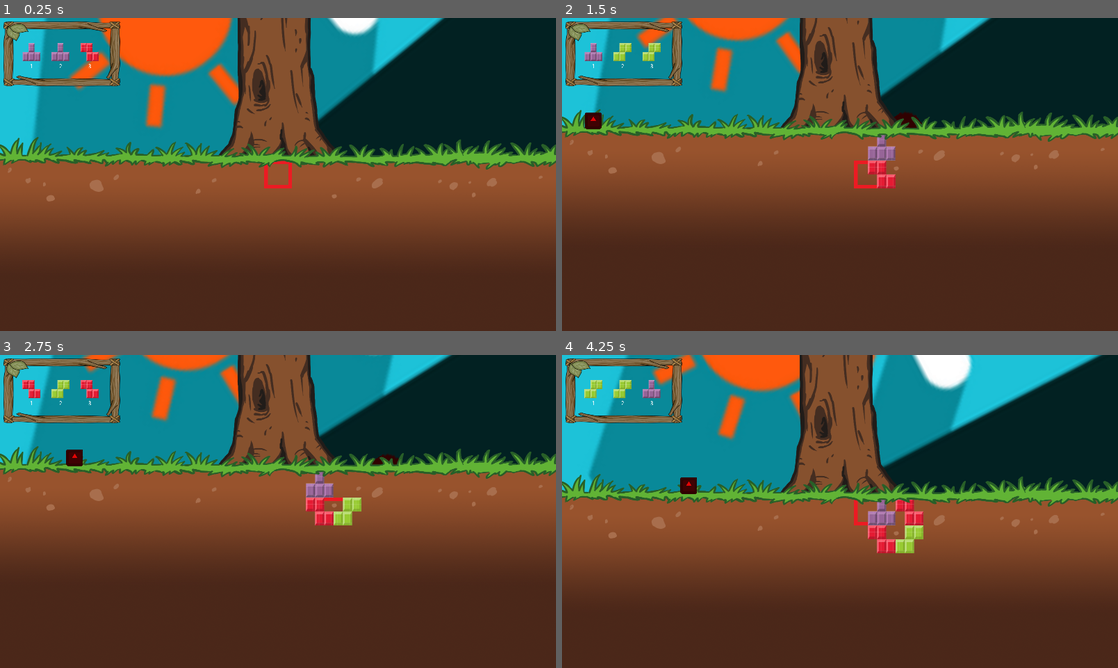
Above: before the commit, frames 1-4 (two rows, left to right).
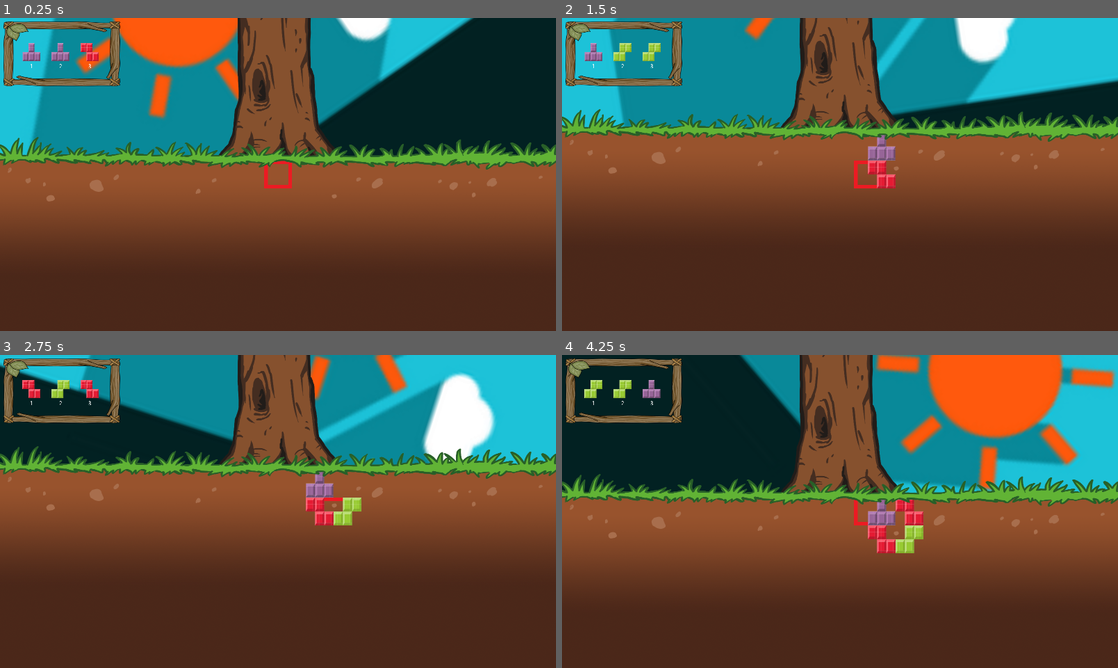
Above: after the commit, the same moments.

Repository: DEF-42/treeOfLife
Game: Godot game, scene res://Scripts/World.tscn
Two runs of this game, one before a commit and one after it. Both use one fixed random seed, a clock stepped at 60 frames per second and the inputs below. The engine's default icon, where the game draws it, is replaced by a stand-in: a white triangle on a blue panel in a dark square.
Inputs:
- Up to frame 1 (0.25 s): no input
- Up to frame 2 (1.5 s): hold Right (ui_right) 0.53-1.28 s; tap Keypad 1 (numpad_1) at 0.6 s; hold Down (ui_down) from 1.28 s (still down); tap Keypad 2 (numpad_2) at 1.35 s
- Up to frame 3 (2.75 s): release Down (ui_down) at 2.03 s; hold Right (ui_right) from 2.03 s (still down); tap Keypad 3 (numpad_3) at 2.1 s
- Up to frame 4 (4.25 s): release Right (ui_right) at 2.78 s; hold Up (ui_up) 2.78-3.53 s; tap Keypad 1 (numpad_1) at 2.85 s; hold Left (ui_left) from 3.53 s (still down); tap Keypad 2 (numpad_2) at 3.6 s

The runs differ from the first frame. In frame 1, 4.8% of the frame differs, in the area x 6-86%, y 0-36%; in frame 2, 13%; in frame 3, 20%; in frame 4, 32%, in the area x 0-100%, y 0-45%.

Commit message:
Enemy injures Tree

Diff:
--- a/Autoloads/EventBus.gd
+++ b/Autoloads/EventBus.gd
@@ -2,4 +2,8 @@
 
 
 signal create_root(texture)
+
 signal day_state_changed(state)
+
+signal activate_enemy_spawner()
+signal kill_enemy()
--- a/Autoloads/GameBus.gd
+++ b/Autoloads/GameBus.gd
@@ -2,20 +2,36 @@
 
 
 var can_create_root: bool = true setget set_can_create_root, get_can_create_root
-var cell_size: Vector2 = Vector2(80, 80)
 # True = Jour, False = Nuit
 var day_cycle_state: bool = true setget set_day_cycle_state, get_day_cycle_state
+var tree_hp: int = 3 setget set_tree_hp, get_tree_hp
+
+var cell_size: Vector2 = Vector2(80, 80)
 var grid: PoolVector2Array = []
 
 
+### ACCESSORS ###
 func set_can_create_root(val: bool):
 	if val != can_create_root:
 		can_create_root = val
-
 func get_can_create_root() -> bool:
 	return can_create_root
 
+func get_day_cycle_state() -> bool:
+	return day_cycle_state
+func set_day_cycle_state(val: bool):
+	if val != day_cycle_state:
+		day_cycle_state = val
+		EVENTS.emit_signal("day_state_changed", val)
 
+func set_tree_hp(val: int):
+	if val != tree_hp:
+		tree_hp = val
+func get_tree_hp() -> int:
+	return tree_hp
+
+
+### FUNCTIONS ###
 func check_free_in_grid(root_position) -> bool:
 	if grid.has(_attribute_coordinates(root_position)):
 		return false
@@ -36,11 +52,3 @@
 
 func invert_day_state():
 	set_day_cycle_state(!get_day_cycle_state())
-
-func get_day_cycle_state() -> bool:
-	return day_cycle_state
-
-func set_day_cycle_state(val: bool):
-	if val != day_cycle_state:
-		day_cycle_state = val
-		EVENTS.emit_signal("day_state_changed", val)
--- a/Scenes/Outside/Enemy.tscn
+++ b/Scenes/Outside/Enemy.tscn
@@ -24,5 +24,6 @@
 shape = SubResource( 1 )
 
 [node name="AudioStreamPlayer2D" type="AudioStreamPlayer2D" parent="."]
+pause_mode = 2
 stream = ExtResource( 3 )
 autoplay = true
--- a/Scenes/Outside/Tree.tscn
+++ b/Scenes/Outside/Tree.tscn
@@ -4,17 +4,17 @@
 [ext_resource path="res://Assets/Outside/herbe.png" type="Texture" id=2]
 
 [sub_resource type="RectangleShape2D" id=1]
-extents = Vector2( 121, 214.5 )
+extents = Vector2( 114, 245.5 )
 
 [node name="Tree" type="Node2D"]
 
-[node name="ArbreCollision" type="StaticBody2D" parent="."]
+[node name="ArbreArea" type="StaticBody2D" parent="."]
 
-[node name="Arbre" type="Sprite" parent="ArbreCollision"]
+[node name="Arbre" type="Sprite" parent="ArbreArea"]
 texture = ExtResource( 1 )
 
-[node name="CollisionShape2D" type="CollisionShape2D" parent="ArbreCollision"]
-position = Vector2( -3, 27.5 )
+[node name="CollisionShape2D" type="CollisionShape2D" parent="ArbreArea"]
+position = Vector2( -4, -3.5 )
 shape = SubResource( 1 )
 
 [node name="Herbe" type="Sprite" parent="."]
--- a/Scenes/World.gd
+++ b/Scenes/World.gd
@@ -1,12 +1,18 @@
 extends Node2D
+
 
 func _ready():
 	$DayCycle/AnimationPlayer.play("DayCycleRotation")
 	EVENTS.connect("day_state_changed", self, "_on_day_state_changed")
 
+func _process(_delta):
+	if GAME.get_tree_hp() == 0:
+		print("PERDU !")
 
+
+### SIGNALS ###
 func _on_day_state_changed(state):
 	if state:
-		print("jour")
+		pass
 	else:
-		print("nuit")
+		EVENTS.emit_signal("activate_enemy_spawner")
--- a/Scripts/EnemyLeftSpawner.gd
+++ b/Scripts/EnemyLeftSpawner.gd
@@ -5,5 +5,15 @@
 
 
 func _ready():
+	EVENTS.connect("activate_enemy_spawner", self, "_on_activate_enemy_spawner")
+	EVENTS.connect("kill_enemy", self, "_on_kill_enemy")
+
+
+### SIGNALS ###
+func _on_activate_enemy_spawner():
 	var instance = termite.instance()
 	add_child(instance)
+
+func _on_kill_enemy():
+	var enemy = $".".get_children()[0]
+	enemy.queue_free()
--- a/Scripts/Outside/Enemy.gd
+++ b/Scripts/Outside/Enemy.gd
@@ -10,4 +10,8 @@
 	direction = Vector2.ZERO
 	direction.x = direction.x + speed
 
-	move_and_collide(speed * direction * delta)
+	var collision = move_and_collide(speed * direction * delta)
+	if collision:
+		if collision.collider.name == "ArbreArea":
+			GAME.set_tree_hp(GAME.get_tree_hp() - 1)
+			EVENTS.emit_signal("kill_enemy")
--- a/Scripts/Underground/Grid.gd
+++ b/Scripts/Underground/Grid.gd
@@ -5,6 +5,7 @@
 	EVENTS.connect("create_root", self, "_on_create_root")
 
 
+### SIGNALS ###
 func _on_create_root(texture: StreamTexture):
 	GAME.set_can_create_root(true)
 	var sprite = Sprite.new()
--- a/Scripts/World.tscn
+++ b/Scripts/World.tscn
@@ -62,13 +62,14 @@
 
 [node name="DayCycle" type="Sprite" parent="."]
 position = Vector2( 825, 495 )
-rotation = 0.872665
+rotation = -5.41052
 scale = Vector2( 8.02262, 8.02262 )
 texture = ExtResource( 2 )
 script = ExtResource( 6 )
 
 [node name="AnimationPlayer" type="AnimationPlayer" parent="DayCycle"]
 reset_on_save = false
+playback_speed = 7.0
 method_call_mode = 1
 anims/DayCycleRotation = SubResource( 1 )
 anims/RESET = SubResource( 2 )
Not shown: 3 places in Scripts/World.tscn that only renumber resources
Not shown, changed: Sounds/Outside/sound-army-termite.wav
